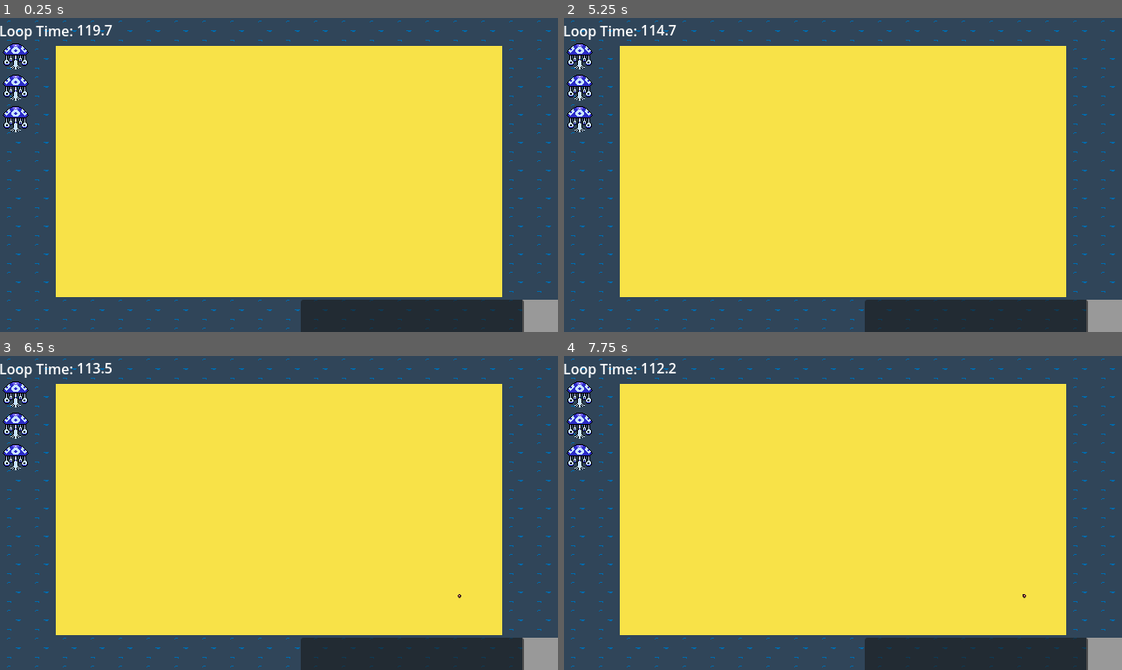
Above: before the commit, frames 1-4 (two rows, left to right).
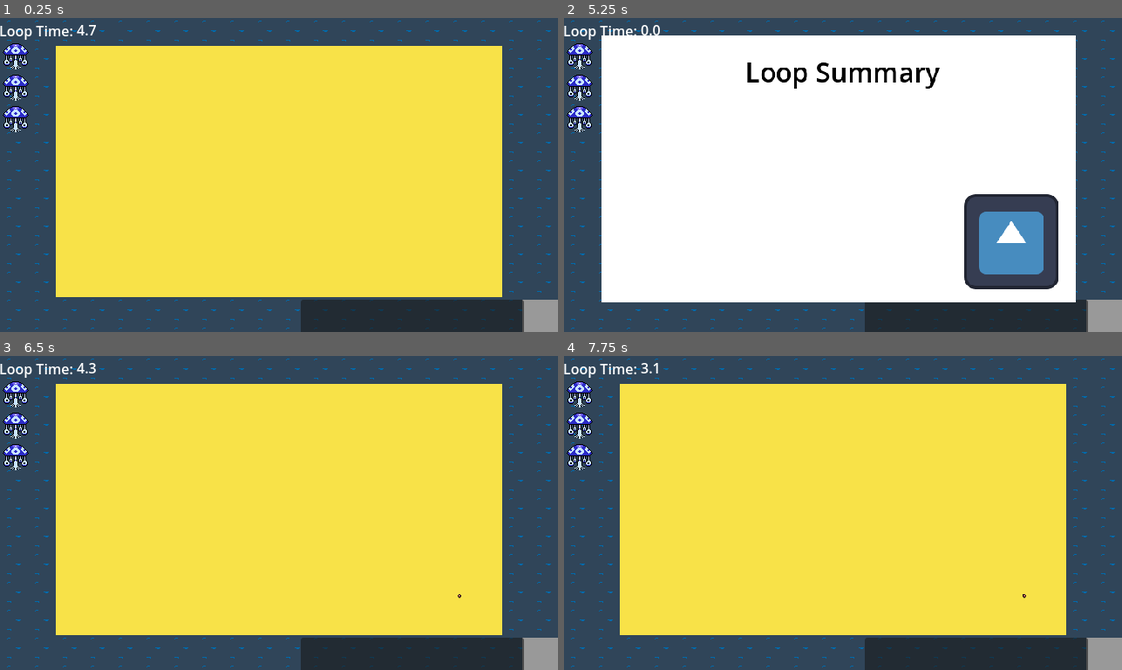
Above: after the commit, the same moments.

Repository: Hyper-Burner/GMTK-Game-Jam-2025
Game: Godot game, scene res://Scenes/main.tscn
Two runs of this game, one before a commit and one after it. Both use one fixed random seed, a clock stepped at 60 frames per second and the inputs below. This scene is started directly instead of the project's main scene. The engine's default icon, where the game draws it, is replaced by a stand-in: a white triangle on a blue panel in a dark square.
Inputs (mouse positions are in pixels of both pictures, inside the frame that each line leads up to):
- Up to frame 1 (0.25 s): no input
- Up to frame 2 (5.25 s): click (580, 55) at 0.5 s; click (580, 87) at 1.25 s; click (580, 118) at 2 s; click (1105, 316) at 2.75 s; click (580, 55) at 3.5 s; click (580, 87) at 4.25 s; click (580, 118) at 5 s
- Up to frame 3 (6.5 s): click (446, 578) at 5.77 s
- Up to frame 4 (7.75 s): click (1105, 654) at 6.5 s; click (580, 393) at 7.25 s

The runs differ from the first frame. In frame 1, 0.1% of the frame differs, in the area x 13-21%, y 2-6%; in frame 2, 72%, in the area x 6-92%, y 2-91%; in frame 3, 0.1%; in frame 4, 0.1%.

Commit message:
Connected signals for post loop screen

Diff:
--- a/Scenes/loop_summary.tscn
+++ b/Scenes/loop_summary.tscn
@@ -17,20 +17,6 @@
 offset_right = 640.0
 offset_bottom = 360.0
 
-[node name="Label" type="Label" parent="."]
-layout_mode = 1
-anchors_preset = 5
-anchor_left = 0.5
-anchor_right = 0.5
-offset_left = -175.0
-offset_right = 175.0
-offset_bottom = 67.0
-grow_horizontal = 2
-theme_override_colors/font_color = Color(0, 0, 0, 1)
-theme_override_font_sizes/font_size = 36
-text = "Loop Summary"
-horizontal_alignment = 1
-
 [node name="Continue" type="TextureButton" parent="."]
 layout_mode = 0
 offset_left = 489.0
--- a/Scenes/main.tscn
+++ b/Scenes/main.tscn
@@ -19,3 +19,18 @@
 z_index = -2
 
 [node name="EndLoop" parent="." instance=ExtResource("4_jjvhh")]
+offset_left = 43.0
+offset_top = 20.0
+offset_right = 43.0
+offset_bottom = 20.0
+scale = Vector2(0.85, 0.85)
+
+[node name="Label" type="Label" parent="EndLoop"]
+layout_mode = 0
+offset_left = 194.118
+offset_top = 23.5294
+offset_right = 457.118
+offset_bottom = 73.5294
+theme_override_colors/font_color = Color(0, 0, 0, 1)
+theme_override_font_sizes/font_size = 36
+text = "Loop Summary"
--- a/Scripts/GameManager.gd
+++ b/Scripts/GameManager.gd
@@ -6,7 +6,7 @@
 const DATA_PATH_ITEMS: String = "res://TextFiles/items.json"
 const DATA_PATH_MILESTONES: String = "res://TextFiles/milestones.json"
 
-const DEFAULT_LOOP_DURATION: float = 120.0 # seconds
+const DEFAULT_LOOP_DURATION: float = 5.0 # seconds
 const DEFAULT_TIME_CAPSULE_CAPACITY: int = 100
 const DEFAULT_STARTING_SEEDS_ID: String = "Potato"
 
@@ -51,6 +51,7 @@
 
 	_load_all_game_data()
 	Inventory.reset_inventory()
+	Signals.loop_continued.connect(start_loop)
 	# Set the initial milestone.
 	if not milestone_stages.is_empty():
 		# IMPORTANT: We need to set the initial milestone by its key (e.g., "First Harvest")
@@ -65,6 +66,7 @@
 	else:
 		push_error("ERROR: No milestone stages loaded from '%s'. Game may not progress." % DATA_PATH_MILESTONES)
 	start_loop()
+
 
 
 func _process(delta: float) -> void: # Changed to _process for smoother mouse following
@@ -184,7 +186,7 @@
 	print("Loop Ended!")
 
 	# Start the next loop after a brief delay (e.g., for showing a summary screen).
-	get_tree().create_timer(1.0).timeout.connect(start_loop)
+	# get_tree().create_timer(1.0).timeout.connect(start_loop)
 
 # item_id is now a String.
 func add_item_to_time_capsule(item_id: String, quantity: int = 1) -> bool:
--- a/Scripts/Signals.gd
+++ b/Scripts/Signals.gd
@@ -12,6 +12,8 @@
 signal loop_started()
 # Emitted when the current game loop ends.
 signal loop_ended()
+# New loop after first
+signal loop_continued()
 # Emitted regularly to update the timer display.
 signal timer_updated(current_time: float, total_time: float)
 # Emitted when an item's quantity in the current inventory changes.
--- a/Scripts/loop_summary.gd
+++ b/Scripts/loop_summary.gd
@@ -14,4 +14,5 @@
 # when the player presses the continue button, hide the summary and start the next loop
 func _on_continue_pressed():
 	visible = false
-	Signals.loop_started.emit("loop_started")
+	Signals.loop_continued.emit()
+	print("Loop started!")
--- a/project.godot
+++ b/project.godot
@@ -11,7 +11,7 @@
 [application]
 
 config/name="GMTK Game Jam 2025"
-run/main_scene="uid://bwxlplah14ngc"
+run/main_scene="uid://iosw62qel8wr"
 config/features=PackedStringArray("4.4", "GL Compatibility")
 config/icon="res://icon.svg"
 
Not shown: 1 places in Scenes/inspect_info.tscn that only renumber resources
